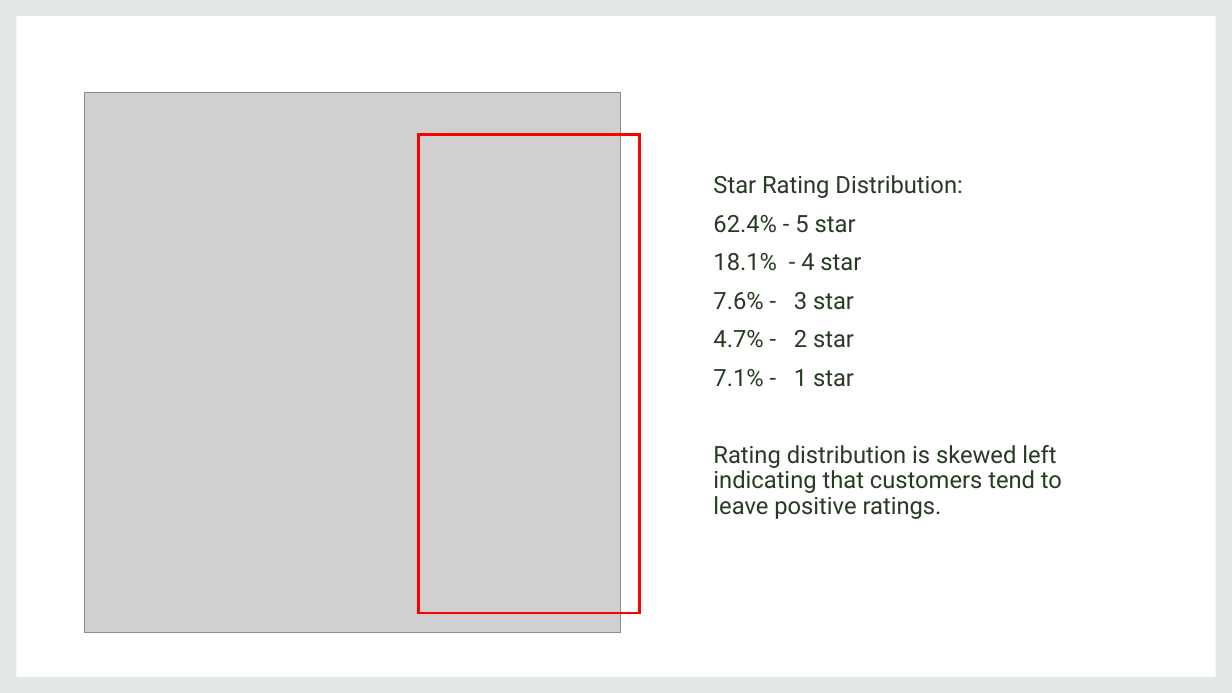
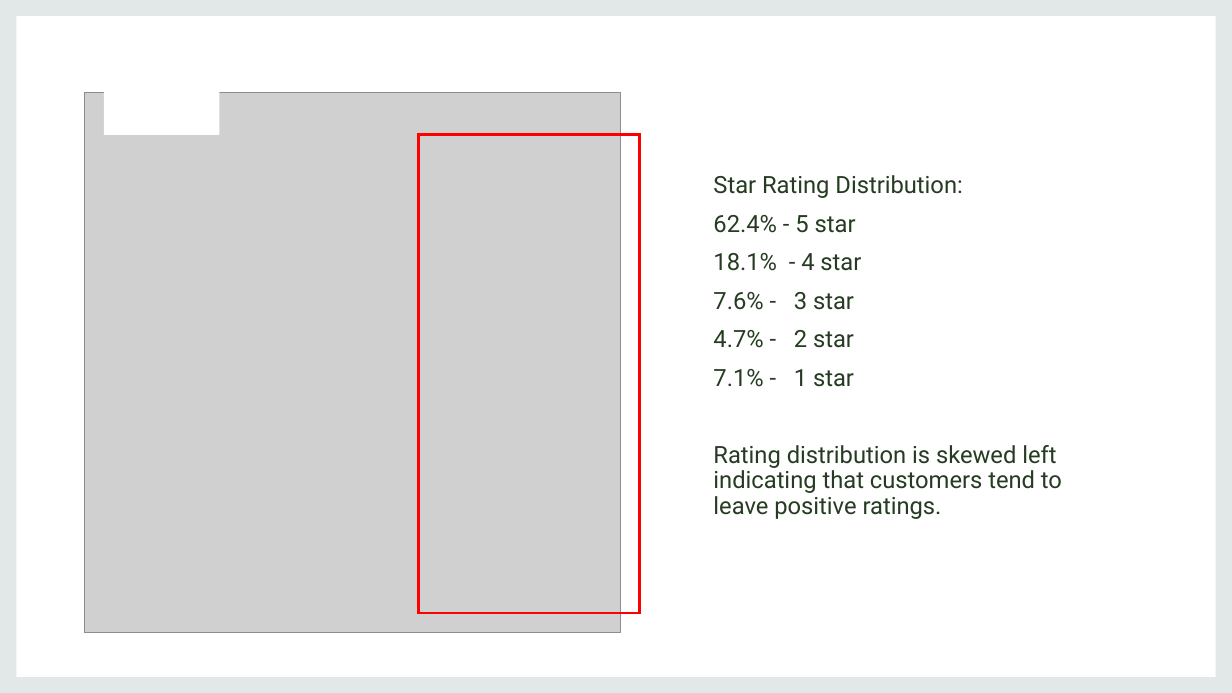
Before and after one commit to rusalka013/Amazon_Rec_Systems, a slide deck: slide 6 of Presentation1.pptx. Drawn at 1232x693 pixels with LibreOffice and Linux fonts; fonts in the diff are those of the drawing; grey boxes stand for pictures. Boxes give left, top, right and bottom in pixels: in the first picture for what was removed or moved away, otherwise in the second. Text is boxed around its words. In the diff, an @@ line names an element or a change of style, - is before the commit and + after.

Commit message:
update presentation

```diff
--- a/Presentation1.pptx
+++ b/Presentation1.pptx
@@ rectangle added at (x1=104, y1=72, x2=219, y2=135), fill #FFFFFF @@
```
Also in this commit, not shown: 1 other slide changed, 1 other file.
